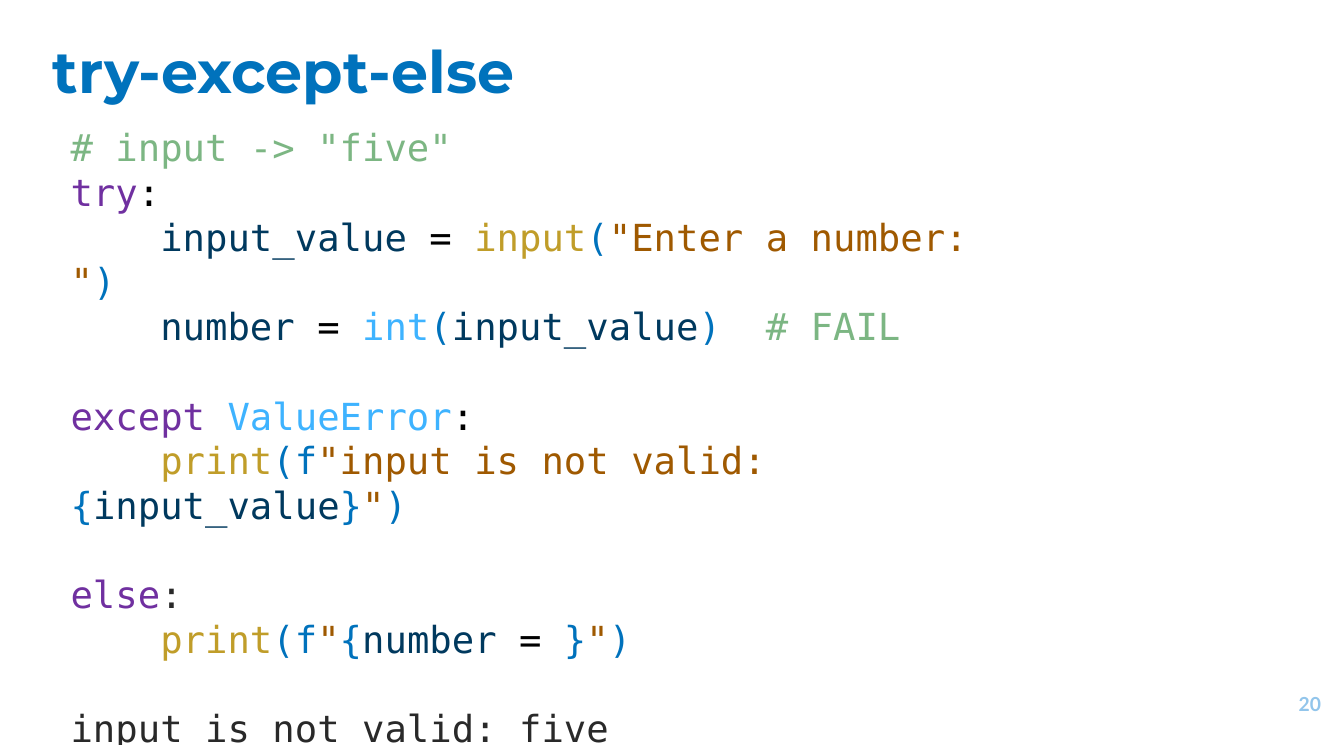
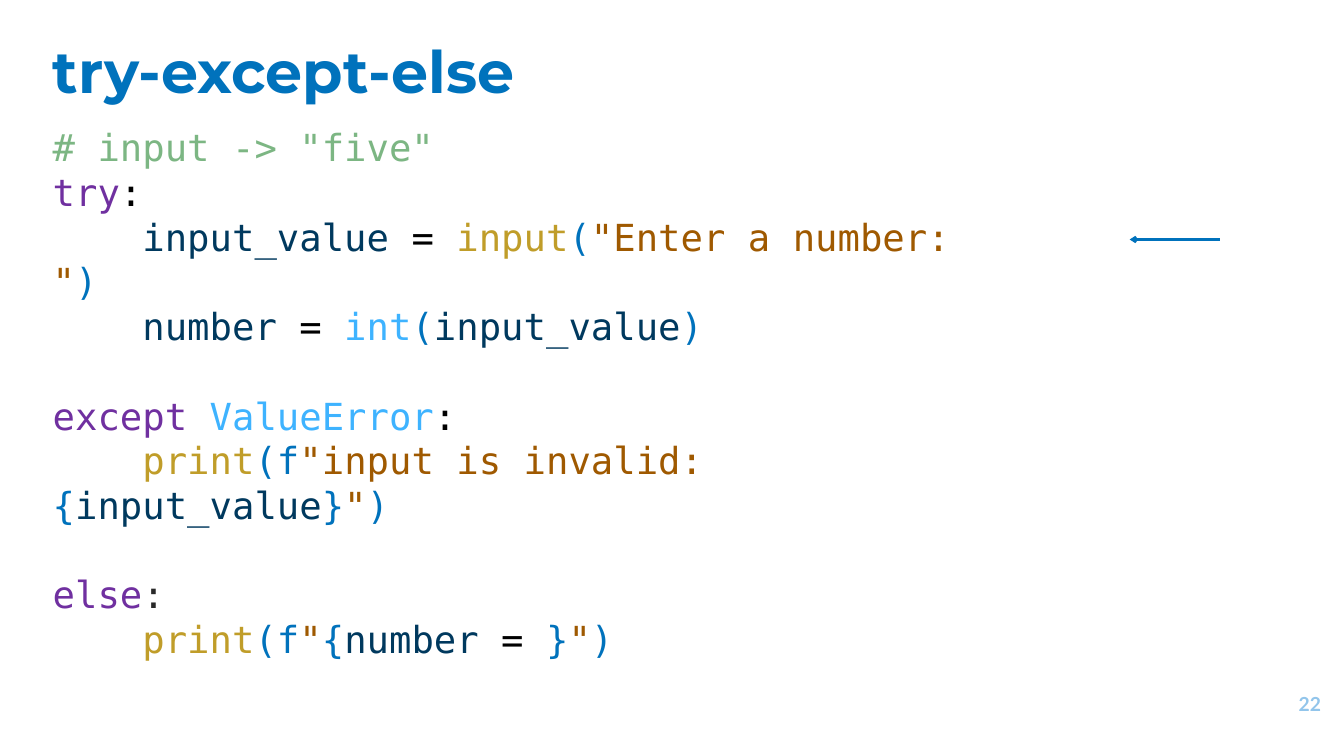
Before and after one commit to EvgrafovMichail/python_mipt_dafe, a slide deck: slide 22 of lessons/sem01/lesson09/exceptions.pptx (slide 20 before the commit). Drawn at 1344x745 pixels with LibreOffice and Linux fonts; fonts in the diff are those of the drawing. Boxes give left, top, right and bottom in pixels: in the first picture for what was removed or moved away, otherwise in the second. Text is boxed around its words. In the diff, an @@ line names an element or a change of style, - is before the commit and + after.

```diff
--- a/lessons/sem01/lesson09/exceptions.pptx
+++ b/lessons/sem01/lesson09/exceptions.pptx
@@ text "# input -> "five"": place and size @@
-text "# input -> "five"" at (71, 133, 968, 745)
+text "# input -> "five"" at (53, 133, 950, 661)
@@ arrow added from (1219, 239) to (1129, 239), #0072BC 3 pt @@
@@ text at (142, 311, 703, 348): text changed @@
-number = int(input_value) # FAIL
+number = int(input_value)
@@ text at (53, 445, 703, 527): text changed @@
-print(f"input is not valid: {input_value}")
+print(f"input is invalid: {input_value}")
@@ text at (71, 713, 609, 745): paragraph removed @@
-input is not valid: five
@@ page number at (1299, 697, 1321, 711): text changed @@
-20
+22
```
Also in this commit, not shown: 37 other slides changed, 13 slides added, 6 slides removed.
